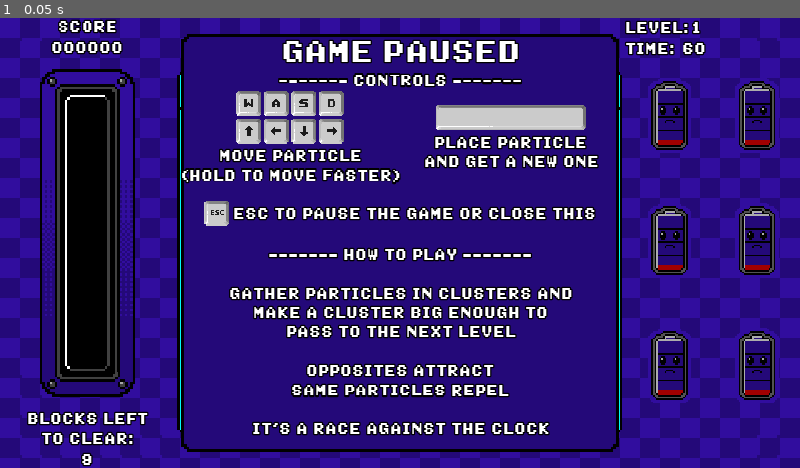
Above: before the commit, frame 1.
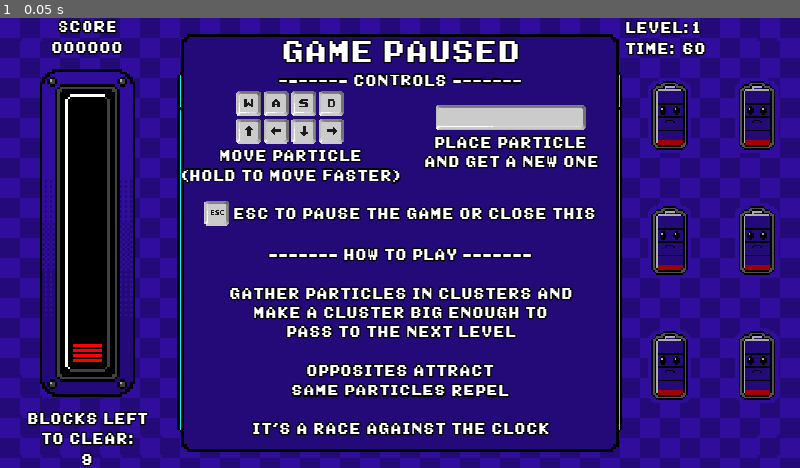
Above: after the commit, the same moment.

Repository: fmorenodev/GoGodotJamPuzzle
Game: Godot game, scene res://Main.tscn
The game is run twice, just before and just after one commit, with the same random seed, the same clock (stepped at 60 frames per second) and the same inputs.
Inputs:
- Up to frame 1 (0.05 s): no input

The runs differ from the first frame. In frame 1, 0.2% of the frame differs, in the area x 8-16%, y 16-85%.

Commit message:
fix: added spawn sound, fixed progress bar issue, other

Diff:
--- a/Global.gd
+++ b/Global.gd
@@ -22,7 +22,7 @@
 var starting_position: Vector2 = Vector2((columns - 1) / 2 * block_size, block_size)
 var max_level: int = 7
 enum POLARITY {POSITIVE, NEGATIVE, NEUTRAL}
-enum SFX {MOVE, JOIN, REPEL, CLEAR, GAME_OVER}
+enum SFX {MOVE, JOIN, REPEL, SPAWN, CLEAR, GAME_OVER}
 
 var paused: bool = false
 var passive_positions: Array = []
--- a/Main.gd
+++ b/Main.gd
@@ -42,7 +42,8 @@
 	current_shape.position = gl.starting_position
 	current_shape.get_child(0).sprite.frame = 3
 	get_tree().get_root().set_disable_input(true)
-	yield(get_tree().create_timer(1), "timeout")
+	gl.emit_signal("play_sound", gl.SFX.SPAWN)
+	yield(get_tree().create_timer(0.7), "timeout")
 	current_shape.get_child(0).add_polarity(gl.POLARITY.NEGATIVE)
 	get_tree().get_root().set_disable_input(false)
 	active_block = true
--- a/Main.tscn
+++ b/Main.tscn
@@ -24,6 +24,7 @@
 [ext_resource path="res://assets/screen/checker_bg_full.png" type="Texture" id=22]
 [ext_resource path="res://assets/controls/left.png" type="Texture" id=23]
 [ext_resource path="res://assets/controls/up.png" type="Texture" id=24]
+[ext_resource path="res://assets/screen/meter_background.png" type="Texture" id=25]
 
 [sub_resource type="DynamicFont" id=1]
 size = 48
@@ -116,16 +117,34 @@
 custom_constants/margin_left = 56
 custom_constants/margin_bottom = 1
 
-[node name="TextureProgress" type="TextureProgress" parent="LeftPanel/SideScreen/MarginContainer"]
+[node name="TextureRect" type="TextureRect" parent="LeftPanel/SideScreen/MarginContainer"]
 margin_left = 56.0
 margin_top = 1.0
 margin_right = 224.0
 margin_bottom = 553.0
+texture = ExtResource( 25 )
+expand = true
+
+[node name="MarginContainer" type="MarginContainer" parent="LeftPanel/SideScreen/MarginContainer"]
+margin_left = 56.0
+margin_top = 1.0
+margin_right = 224.0
+margin_bottom = 553.0
+custom_constants/margin_right = 48
+custom_constants/margin_top = 56
+custom_constants/margin_left = 48
+custom_constants/margin_bottom = 56
+
+[node name="TextureProgress" type="TextureProgress" parent="LeftPanel/SideScreen/MarginContainer/MarginContainer"]
+margin_left = 48.0
+margin_top = 56.0
+margin_right = 120.0
+margin_bottom = 496.0
 rect_min_size = Vector2( 42, 138 )
 size_flags_horizontal = 3
 size_flags_vertical = 3
 max_value = 10.0
-value = 10.0
+value = 1.0
 rounded = true
 texture_under = ExtResource( 5 )
 texture_progress = ExtResource( 18 )
--- a/SoundManager.gd
+++ b/SoundManager.gd
@@ -3,12 +3,15 @@
 onready var movement_sfx = preload("res://assets/sounds/Particle_Movement.ogg")
 onready var join_sfx = preload("res://assets/sounds/Particles_Join.ogg")
 onready var repel_sfx = preload("res://assets/sounds/Particles_Repel.ogg")
+onready var spawn_sfx = preload("res://assets/sounds/Particle_Spawn.ogg")
 onready var clear_sfx = preload("res://assets/sounds/Level_Clear.ogg")
 onready var game_over_sfx = preload("res://assets/sounds/Game_Over.ogg")
 
 onready var sfx_player_1 = $SFXPlayer
 onready var sfx_player_2 = $SFXPlayer2
 onready var music_player = $MusicPlayer
+
+var spawn_first: bool = true
 
 func _ready() -> void:
 	var _err = gl.connect("play_sound", self, "play_sound")
@@ -24,6 +27,12 @@
 		gl.SFX.REPEL:
 			sfx_player_2.stream = repel_sfx
 			sfx_player_2.play()
+		gl.SFX.SPAWN:
+			if spawn_first:
+				spawn_first = false
+			else:
+				sfx_player_2.stream = spawn_sfx
+				sfx_player_2.play()
 		gl.SFX.CLEAR:
 			sfx_player_2.stream = clear_sfx
 			sfx_player_2.play()
--- a/screen/LeftPanel.gd
+++ b/screen/LeftPanel.gd
@@ -1,6 +1,6 @@
 extends VBoxContainer
 
-onready var meter = $MarginContainer/TextureProgress
+onready var meter = $MarginContainer/MarginContainer/TextureProgress
 
 func _ready() -> void:
 	$ParticlesPanel/RichTextLabel.bbcode_text = "[center]{0}[/center]".format([str(gl.levels[gl.level - 1]["size"])])
Not shown: 1 places in Main.tscn that only renumber resources
Binary file added: assets/screen/meter_background.png
Not shown, added: assets/screen/meter_background.png.import
Binary file changed: assets/screen/meter_empty.png
Binary file changed: assets/screen/meter_full.png
Not shown, added: assets/sounds/Particle_Spawn.ogg.import
Not shown, added: assets/sounds/Particle_Spawn.ogg
